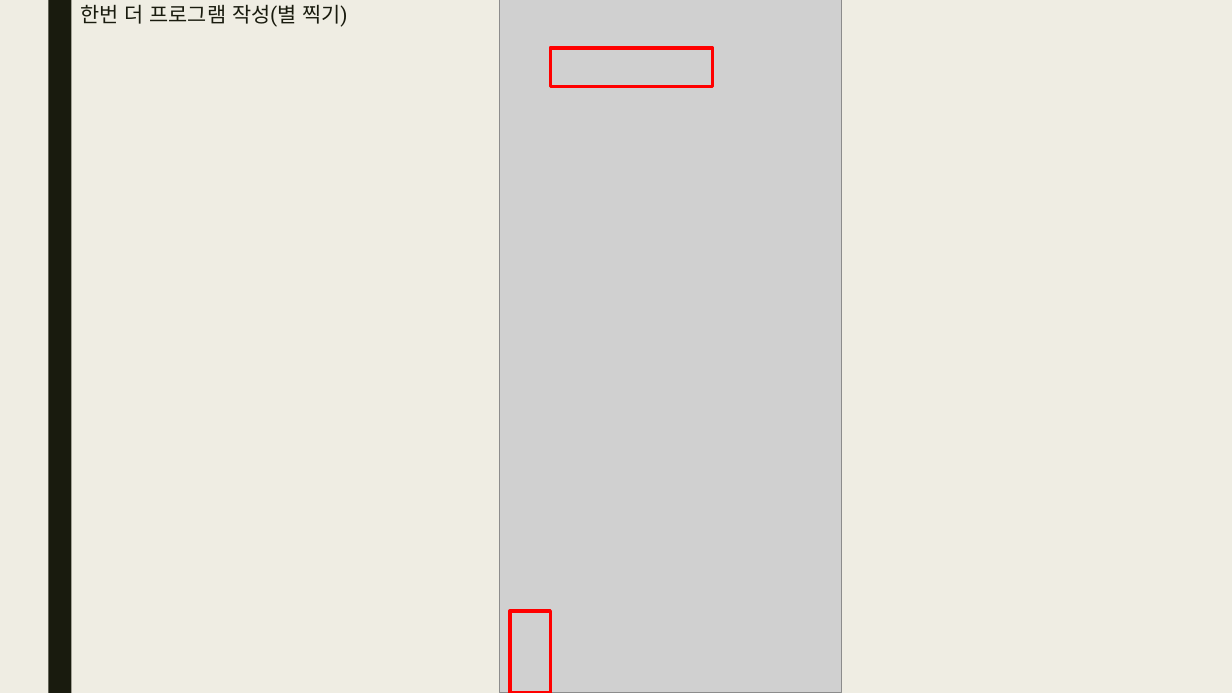
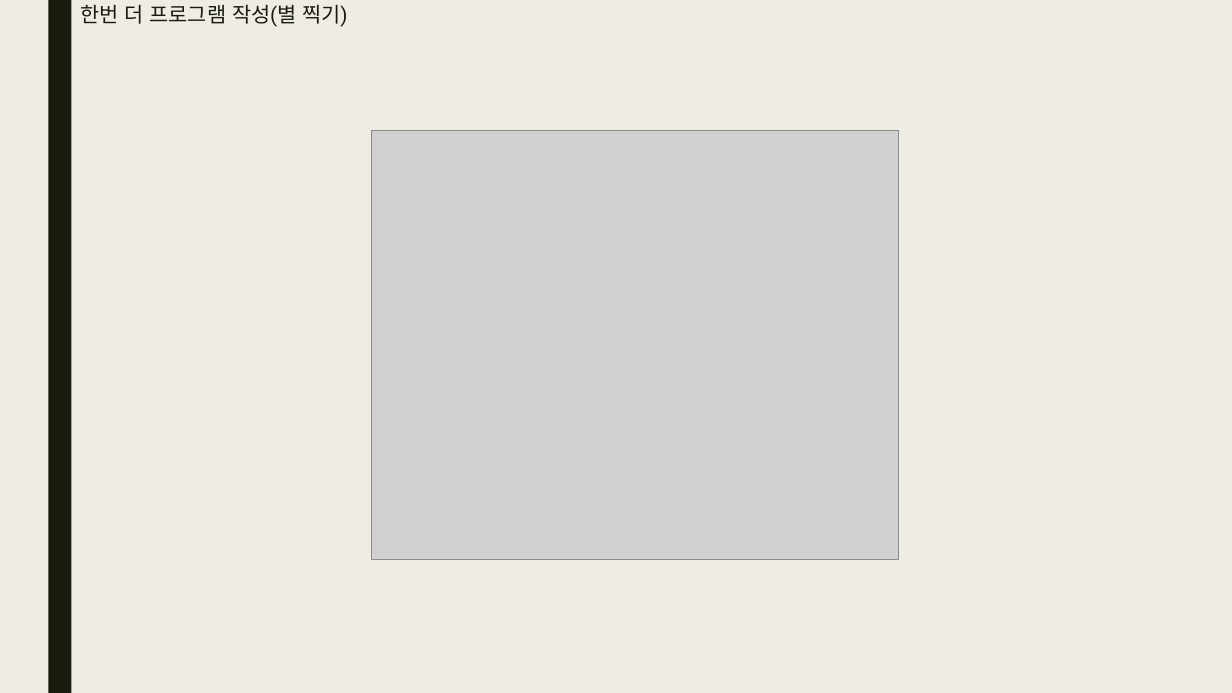
Before and after one commit to bino0130/politec-python, a slide deck: slide 12 of 파이썬 과제/1강/파이썬 1강 과제 남정현.pptx. Drawn at 1232x693 pixels with LibreOffice and Linux fonts; fonts in the diff are those of the drawing; grey boxes stand for pictures. Boxes give left, top, right and bottom in pixels: in the first picture for what was removed or moved away, otherwise in the second. Text is boxed around its words. In the diff, an @@ line names an element or a change of style, - is before the commit and + after.

```diff
--- a/파이썬 과제/1강/파이썬 1강 과제 남정현.pptx
+++ b/파이썬 과제/1강/파이썬 1강 과제 남정현.pptx
@@ picture removed at (499,0,841,693) @@
@@ rectangle removed at (551,48,713,87) @@
@@ picture added at (372,130,899,559) @@
@@ rectangle removed at (510,611,551,693) @@
```
Also in this commit, not shown: 3 other slides changed, 1 slide removed, 5 other files.
